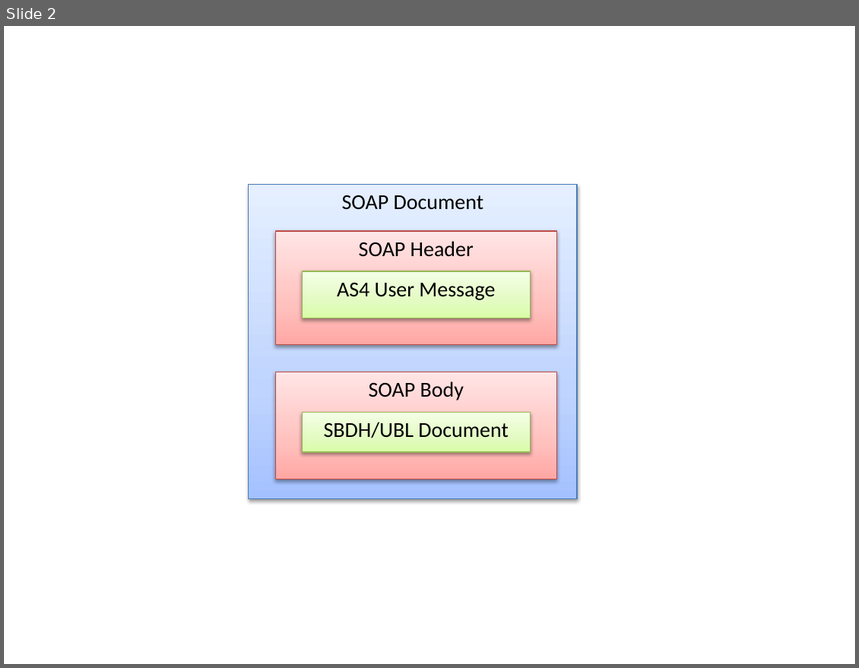
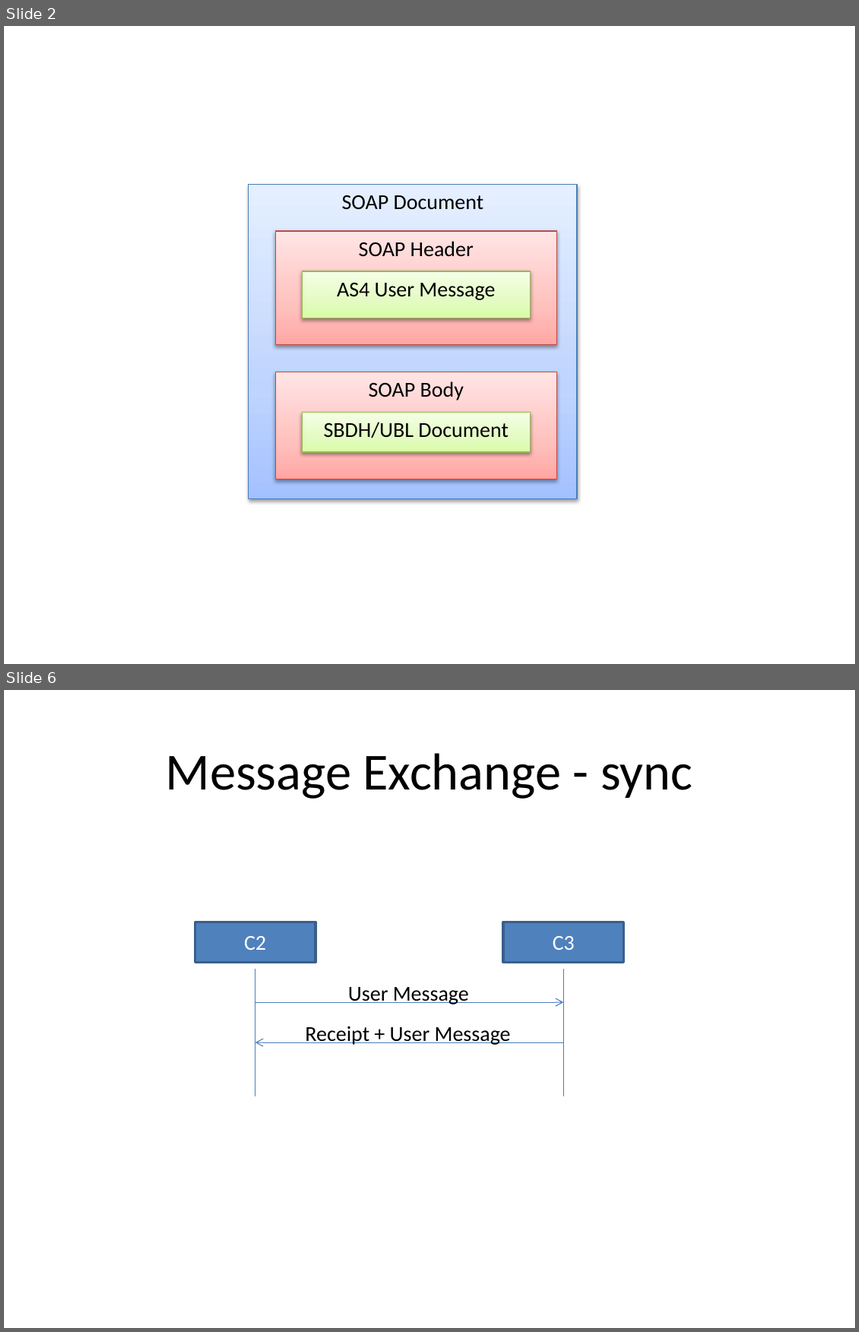
Before and after one commit to phax/phase4, a slide deck: docs/AS4 PEPPOL images.pptx. Shown one above the other, each under a label of ours: slide 2 before the commit, slides 2 and 6 after it; the slides between them are not shown. The pictures are 859x668 and 859x1332 pixels, drawn with LibreOffice and Linux fonts; fonts in the diff are those of the drawing. Boxes give left, top, right and bottom in pixels: in the first picture for what was removed or moved away, otherwise in the second. Text is boxed around its words. In the diff, an @@ line names an element or a change of style, - is before the commit and + after.

```diff
--- a/docs/AS4 PEPPOL images.pptx
+++ b/docs/AS4 PEPPOL images.pptx
@@ slide 6 added at [4,690,855,1328], background #FFFFFF @@
@@ title added at [166,753,693,799], 44 pt, text #000000 @@
+Message Exchange - sync
@@ rectangle added at [195,923,316,962], fill #4F81BD, outline #3A5F8C 2 pt, 18 pt, text #FFFFFF @@
+C2
@@ rectangle added at [503,923,624,962], fill #4F81BD, outline #3A5F8C 2 pt, 18 pt, text #FFFFFF @@
+C3
@@ line added from (255, 969) to (255, 1096), #4B7EBC 0.75 pt @@
@@ line added from (563, 969) to (563, 1096), #4B7EBC 0.75 pt @@
@@ arrow added from (255, 1002) to (563, 1002), #4B7EBC 0.75 pt @@
@@ text added at [348,987,469,1005], 18 pt, text #000000 @@
+User Message
@@ text added at [305,1027,511,1045], 18 pt, text #000000 @@
+Receipt + User Message
@@ arrow added from (563, 1043) to (255, 1043), #4B7EBC 0.75 pt @@
```
Also in this commit, not shown: 1 slide changed, 5 other slides added, 1 other file.
